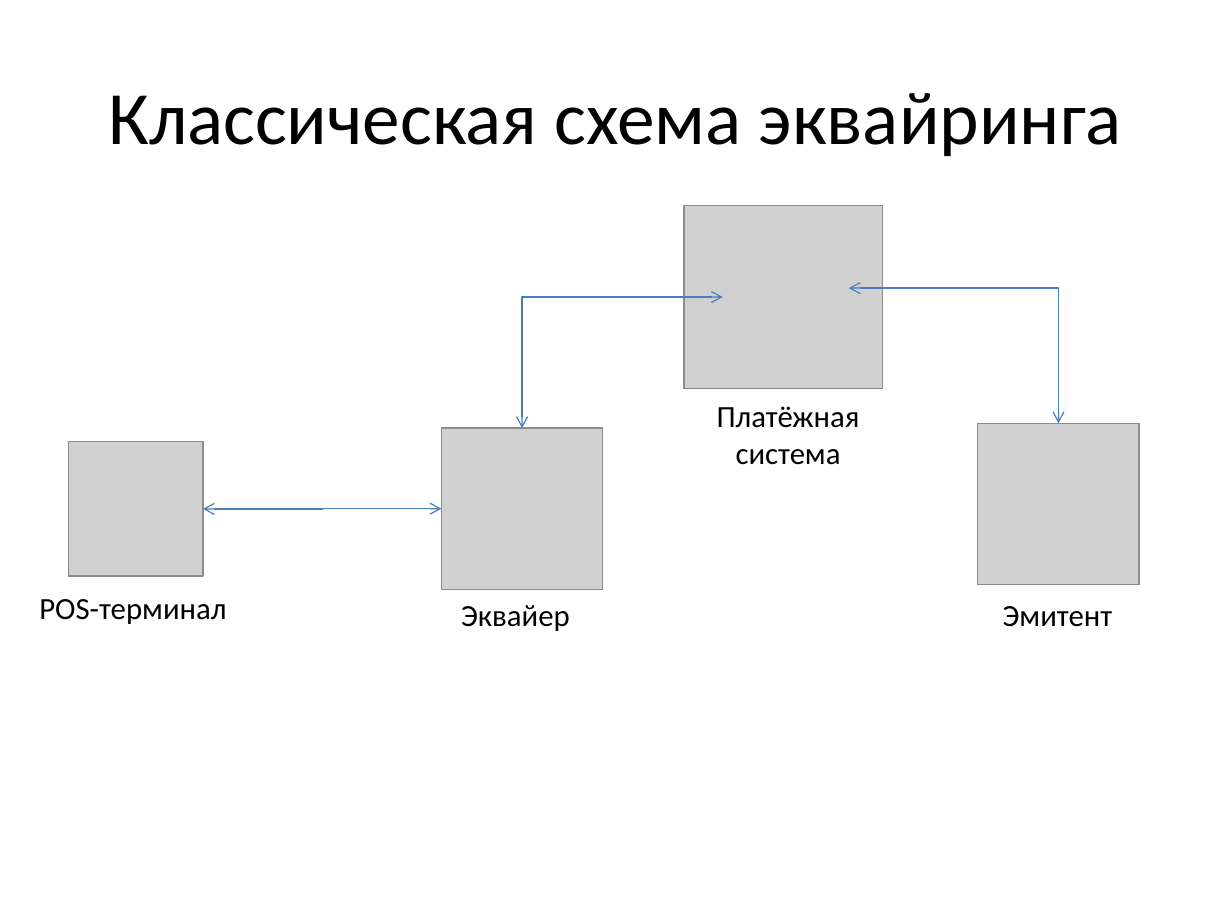
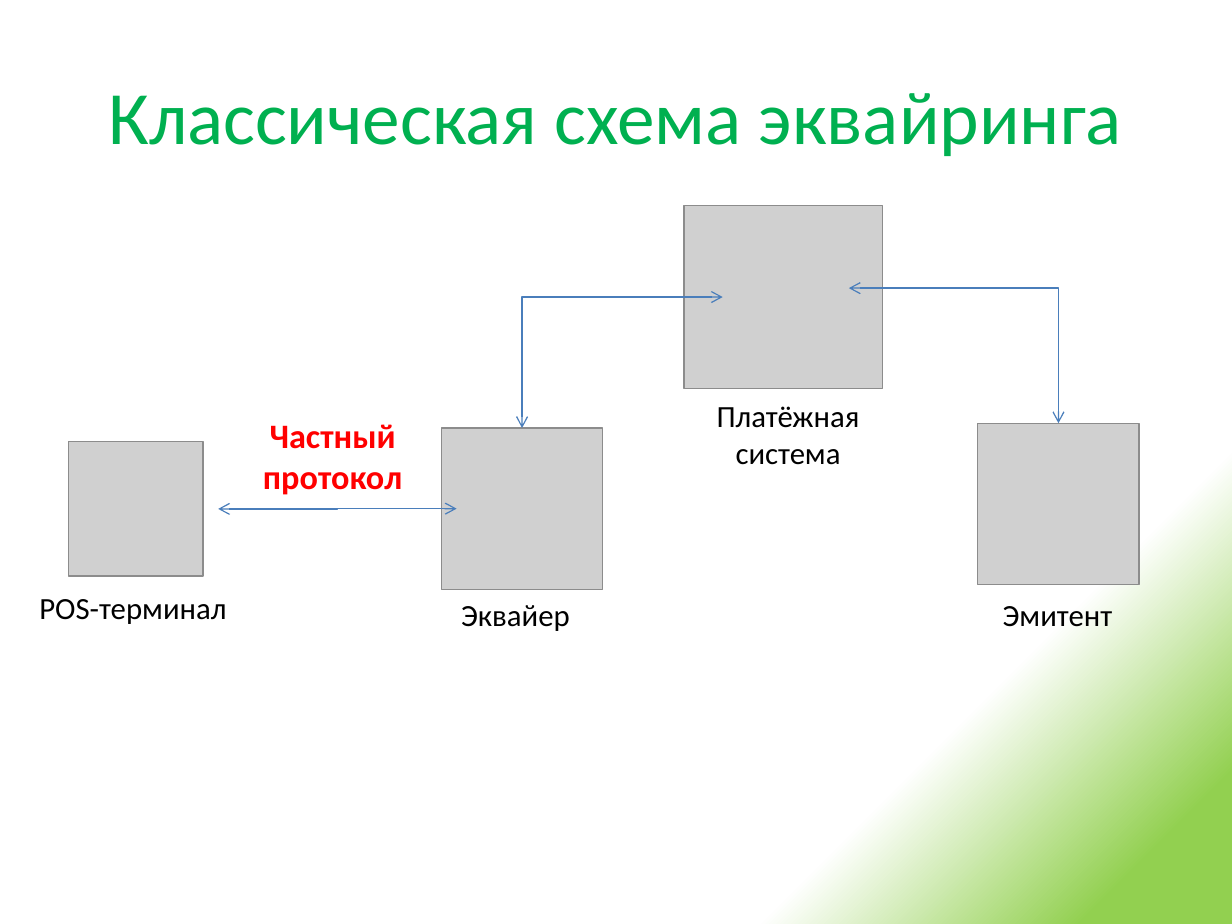
Before and after one commit to urgal/scft, a slide deck: slide 2 of Docs/Презентация решения.pptx. Drawn at 1232x924 pixels with LibreOffice and Linux fonts; fonts in the diff are those of the drawing; grey boxes stand for pictures. Boxes give left, top, right and bottom in pixels: in the first picture for what was removed or moved away, otherwise in the second. Text is boxed around its words. In the diff, an @@ line names an element or a change of style, - is before the commit and + after.

```diff
--- a/Docs/Презентация решения.pptx
+++ b/Docs/Презентация решения.pptx
@@ background #FFFFFF to gradient #92D050 to #FFFFFF @@
@@ title "Классическая схема эквайринга" at [108,93,1122,156]: text colour #000000 to #00B050 @@
@@ text added at [263,424,402,495], 20 pt, text #FF0000, bold @@
+Частный
+протокол
@@ elbow double arrow moved from (203, 509) - (441, 509) to (218, 509) - (457, 509) @@
```
Also in this commit, not shown: 3 other slides changed, 5 slides added, 6 other files.
